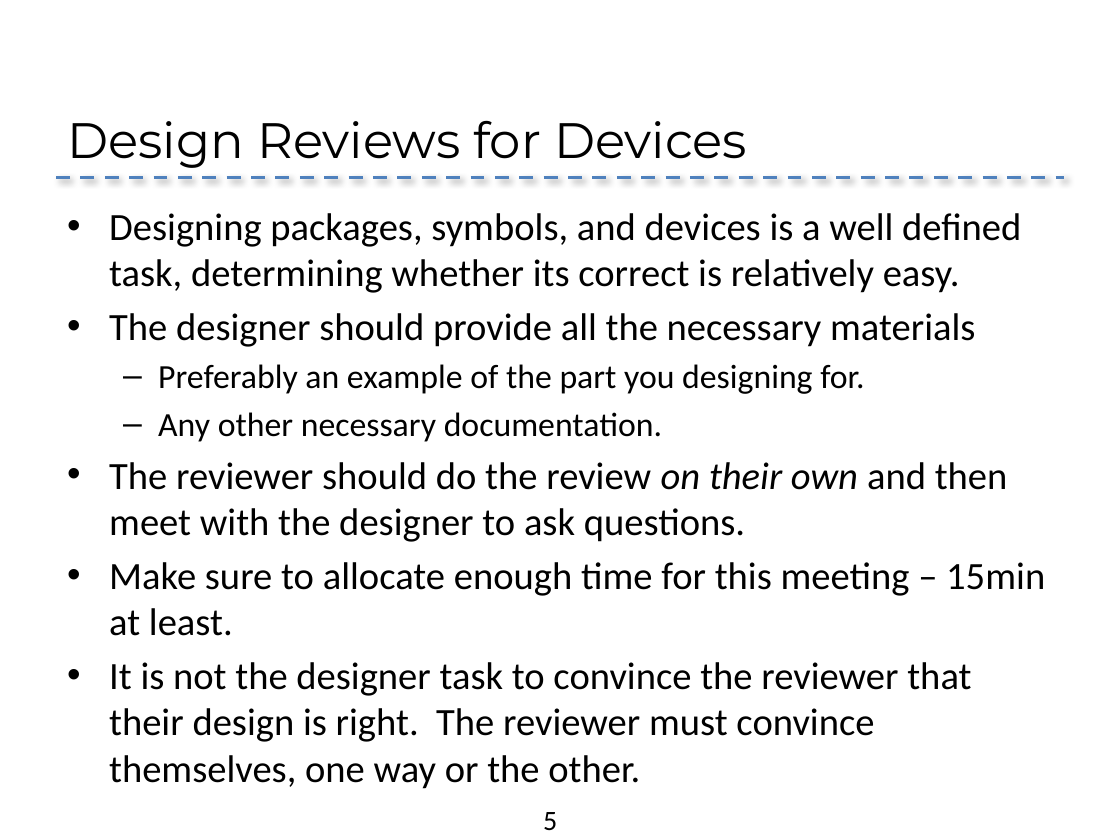
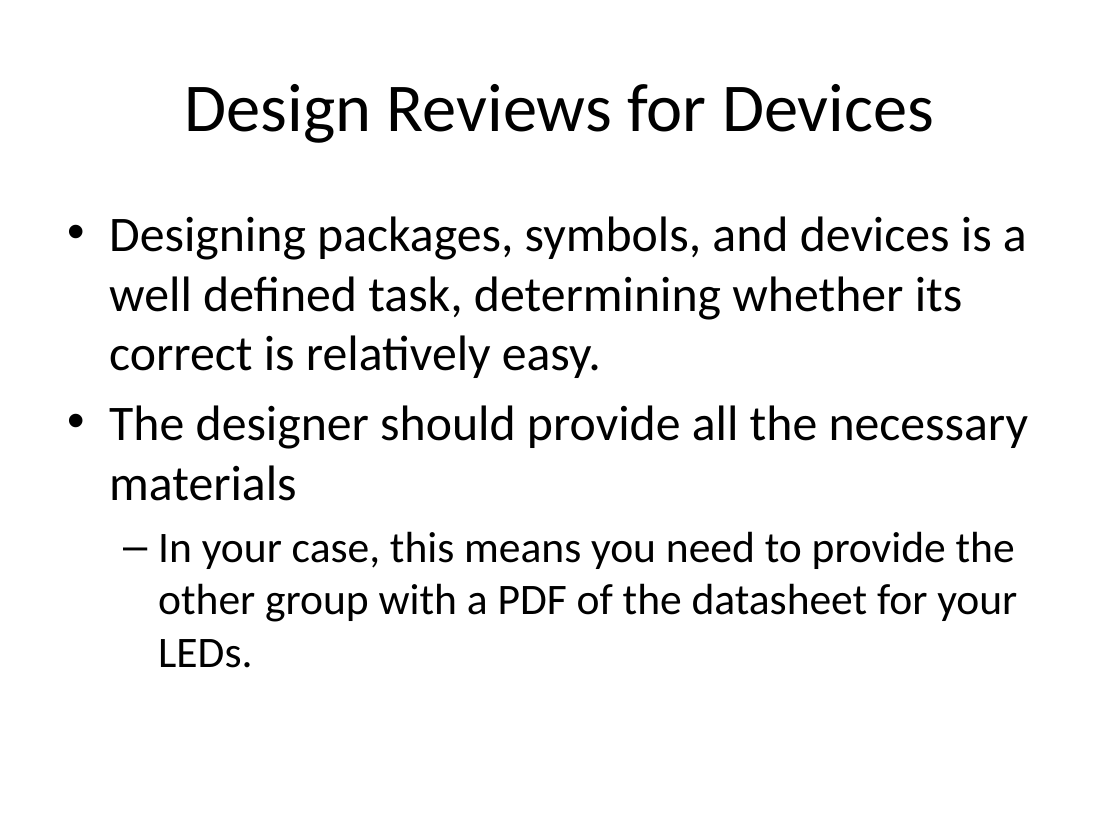
Before and after one commit to NVSL/QuadClass-Resources, a slide deck: slide 5 of Lecture Slides/05-Design Reviews.pptx. Drawn at 1120x840 pixels with LibreOffice and Linux fonts; fonts in the diff are those of the drawing; background and template pictures are left out. Boxes give left, top, right and bottom in pixels: in the first picture for what was removed or moved away, otherwise in the second. Text is boxed around its words. In the diff, an @@ line names an element or a change of style, - is before the commit and + after.

Commit message:
new slides

```diff
--- a/Lecture Slides/05-Design Reviews.pptx
+++ b/Lecture Slides/05-Design Reviews.pptx
@@ title "Design Reviews for Devices" at [185,84,934,143]: size 32 to 44 pt, font Montserrat to Calibri; alignment left to centre; vertical alignment bottom to middle @@
@@ line removed from (56, 177) to (1064, 177) @@
@@ text at [109,216,1028,501]: size 24.8 to 32 pt in "Designing packages, symbols, and devices is a ...", "The designer should provide all the necessary ..."; indent changed; more space between paragraphs @@
@@ text at [158,531,1017,668]: text changed; size 24.8 to 28 pt @@
-  – Preferably an example of the part you designing for.
-  – Any other necessary documentation.
-• The reviewer should do the review on their own and then meet with the designer to ask questions.
-• Make sure to allocate enough time for this meeting – 15min at least.
-• It is not the designer task to convince the reviewer that their design is right. The reviewer must convince themselves, one way or the other.
+  – In your case, this means you need to provide the other group with a PDF of the datasheet for your LEDs.
@@ page number removed at [543,812,557,830] @@
-5
```
Also in this commit, not shown: 7 other slides changed, 1 slide added, 2 slides removed, 6 other files.
